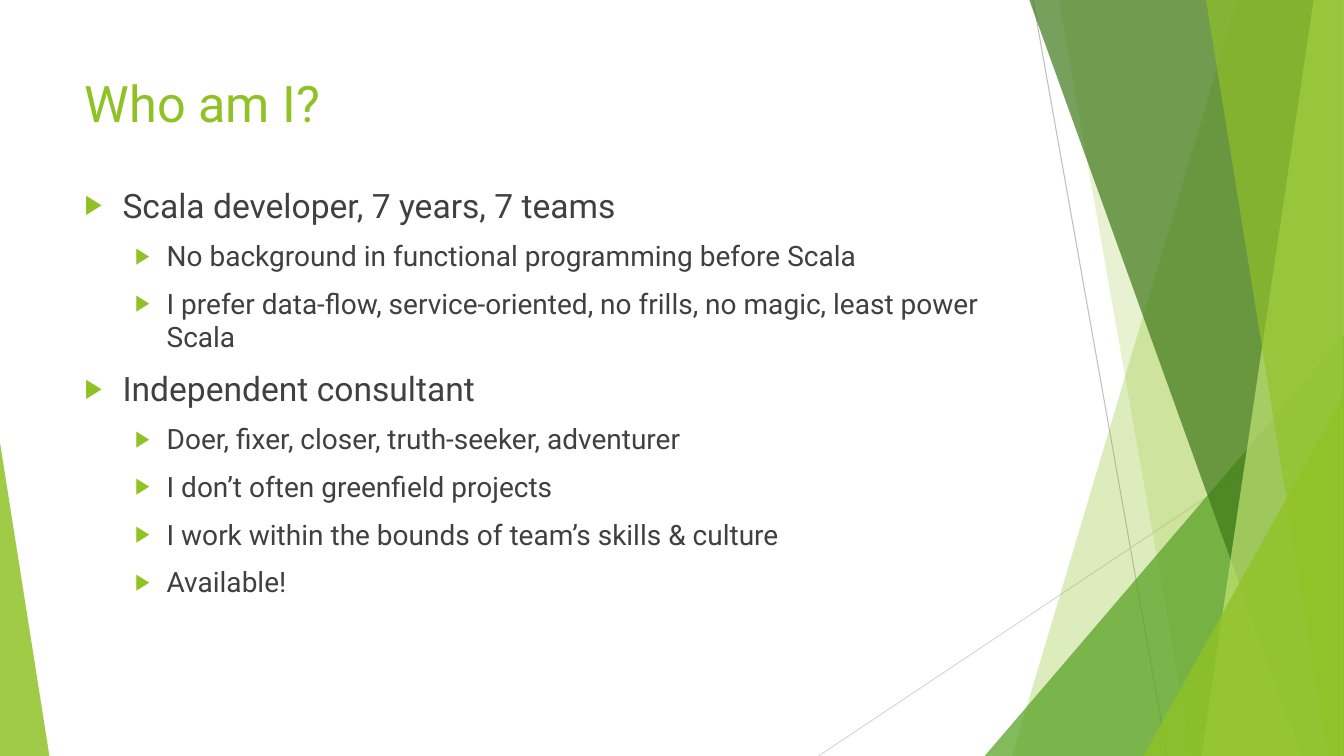
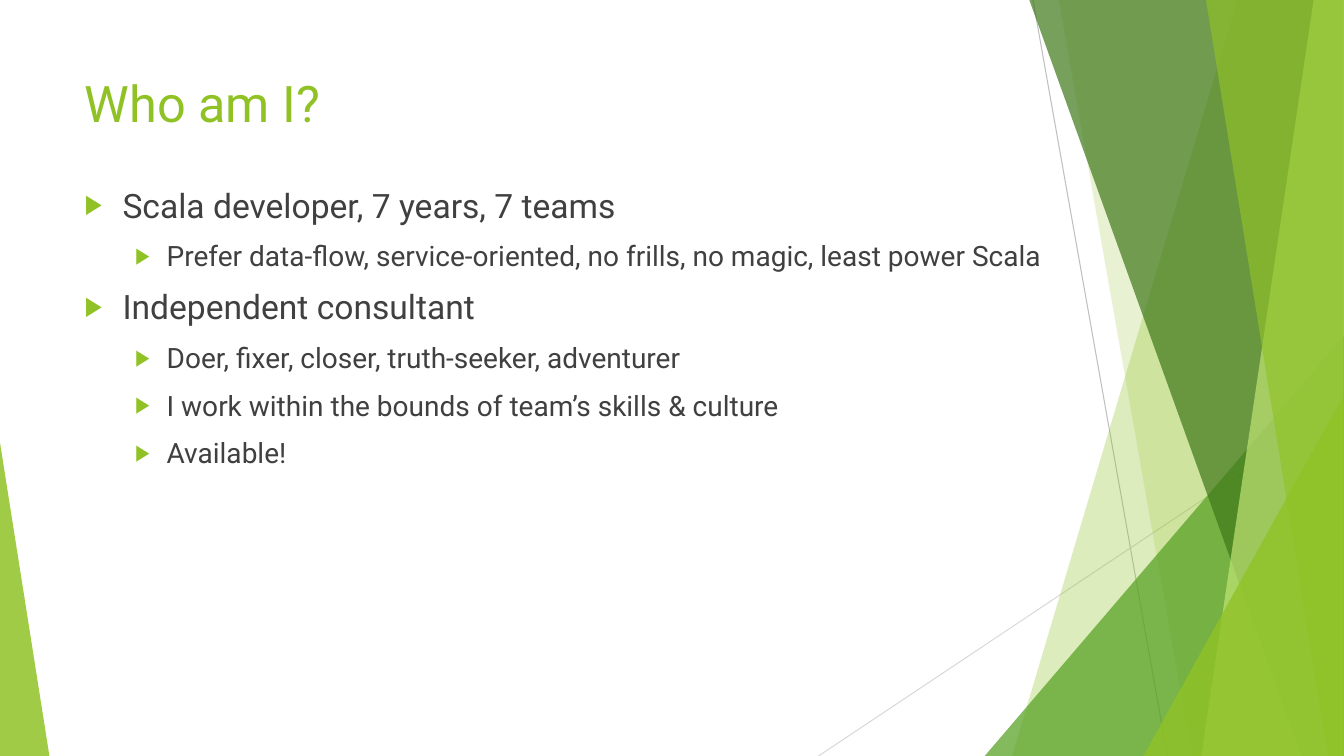
Before and after one commit to lancegatlin/tagless-final-autotest-talk-19feb19, a slide deck: slide 2 of tagless-final-autotest-19Feb19.pptx. Drawn at 1344x756 pixels with LibreOffice and Linux fonts; fonts in the diff are those of the drawing. Boxes give left, top, right and bottom in pixels: in the first picture for what was removed or moved away, otherwise in the second. Text is boxed around its words. In the diff, an @@ line names an element or a change of style, - is before the commit and + after.

```diff
--- a/tagless-final-autotest-19Feb19.pptx
+++ b/tagless-final-autotest-19Feb19.pptx
@@ text at [167,244,1041,272]: text changed @@
-  ▶ No background in functional programming before Scala
-  ▶ I prefer data-flow, service-oriented, no frills, no magic, least power Scala
+  ▶ Prefer data-flow, service-oriented, no frills, no magic, least power Scala
@@ text at [167,475,552,503]: paragraph removed @@
-  ▶ I don’t often greenfield projects
```
Also in this commit, not shown: 11 other slides changed, 3 slides added.
